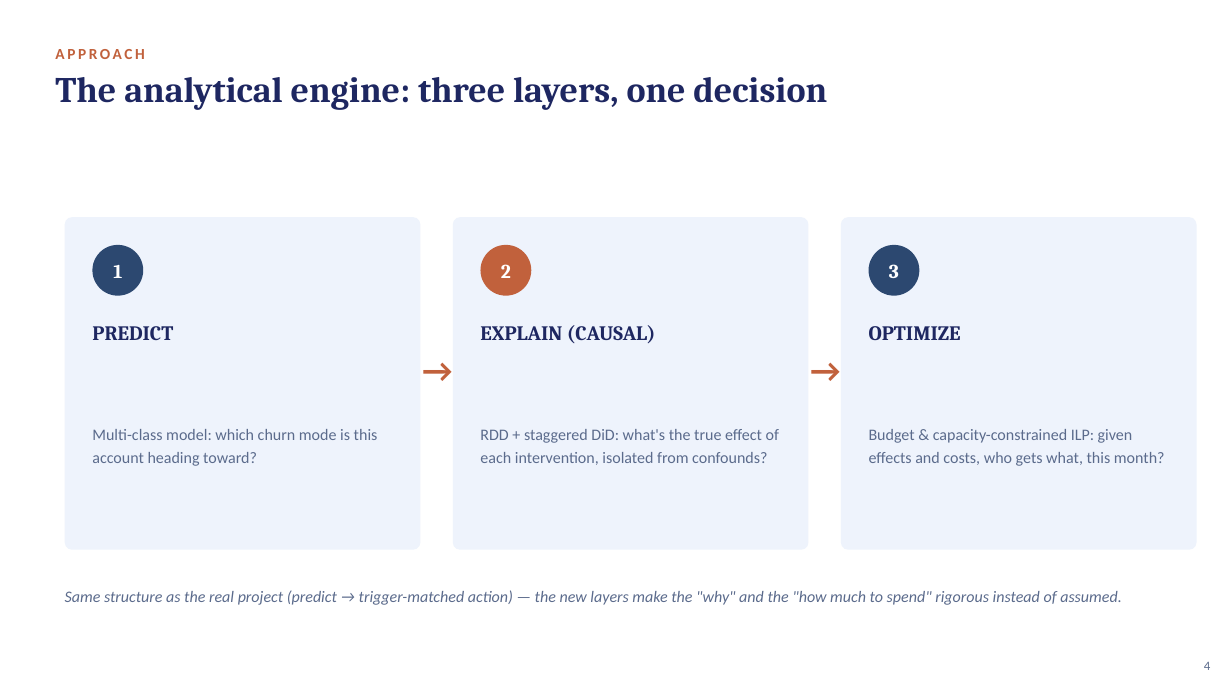
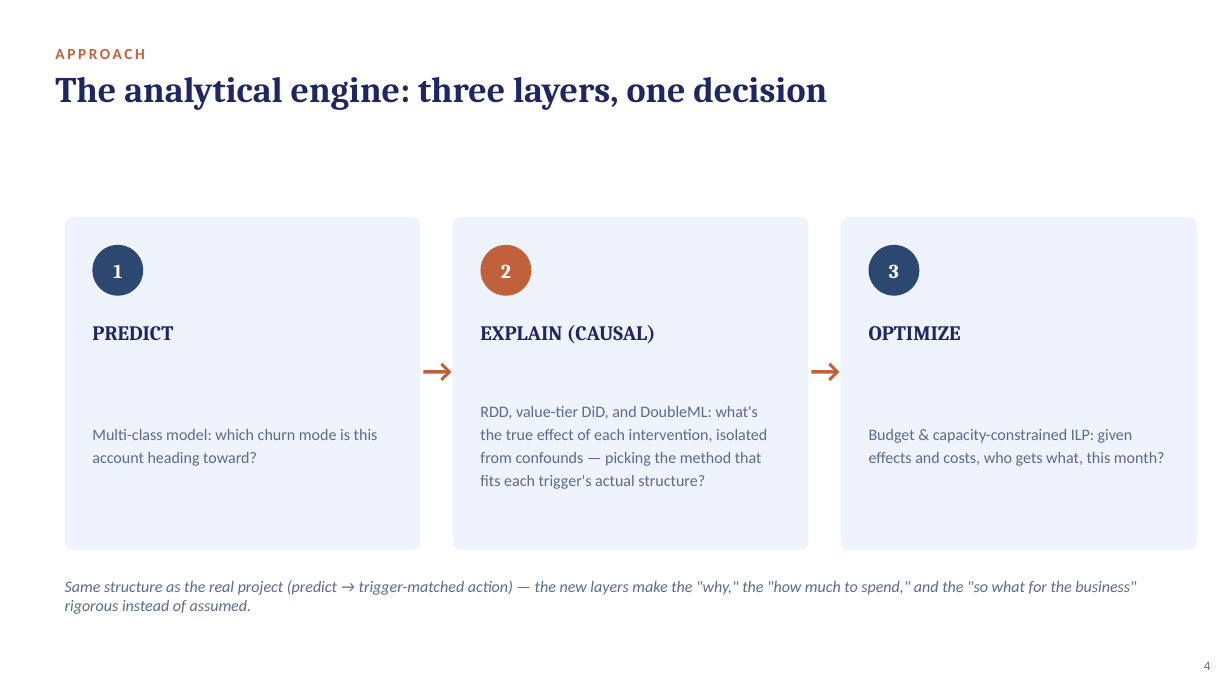
Before and after one commit to crystal1361/DDA-Retention, a slide deck: slide 4 of deck/vanguard_dda_deck.pptx. Drawn at 1232x693 pixels with LibreOffice and Linux fonts; fonts in the diff are those of the drawing. Boxes give left, top, right and bottom in pixels: in the first picture for what was removed or moved away, otherwise in the second. Text is boxed around its words. In the diff, an @@ line names an element or a change of style, - is before the commit and + after.

Commit message:
Rebuild deck: 18 slides incl. DoubleML + business impact

```diff
--- a/deck/vanguard_dda_deck.pptx
+++ b/deck/vanguard_dda_deck.pptx
@@ text at (x1=480, y1=406, x2=767, y2=489): text changed @@
-RDD + staggered DiD: what's the true effect of each intervention, isolated from confounds?
+RDD, value-tier DiD, and DoubleML: what's the true effect of each intervention, isolated from confounds — picking the method that fits each trigger's actual structure?
@@ text at (x1=65, y1=580, x2=1136, y2=614): text changed @@
-Same structure as the real project (predict → trigger-matched action) — the new layers make the "why" and the "how much to spend" rigorous instead of assumed.
+Same structure as the real project (predict → trigger-matched action) — the new layers make the "why," the "how much to spend," and the "so what for the business" rigorous instead of assumed.
```
Also in this commit, not shown: 10 other slides changed, 3 slides added, 2 other files.
